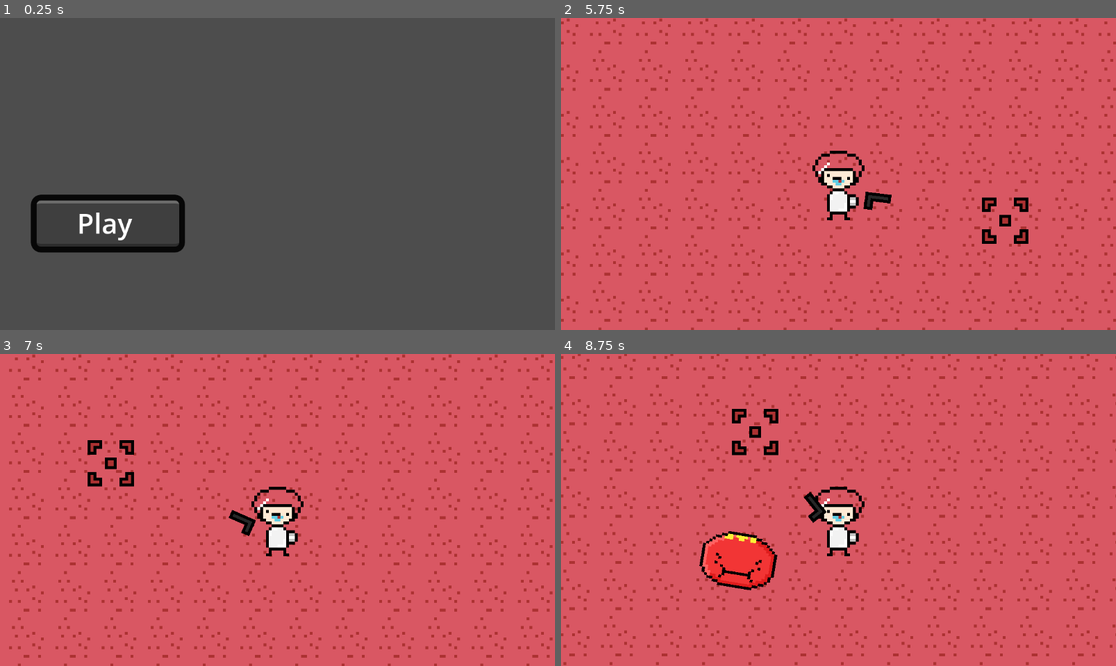
Above: before the commit, frames 1-4 (two rows, left to right).
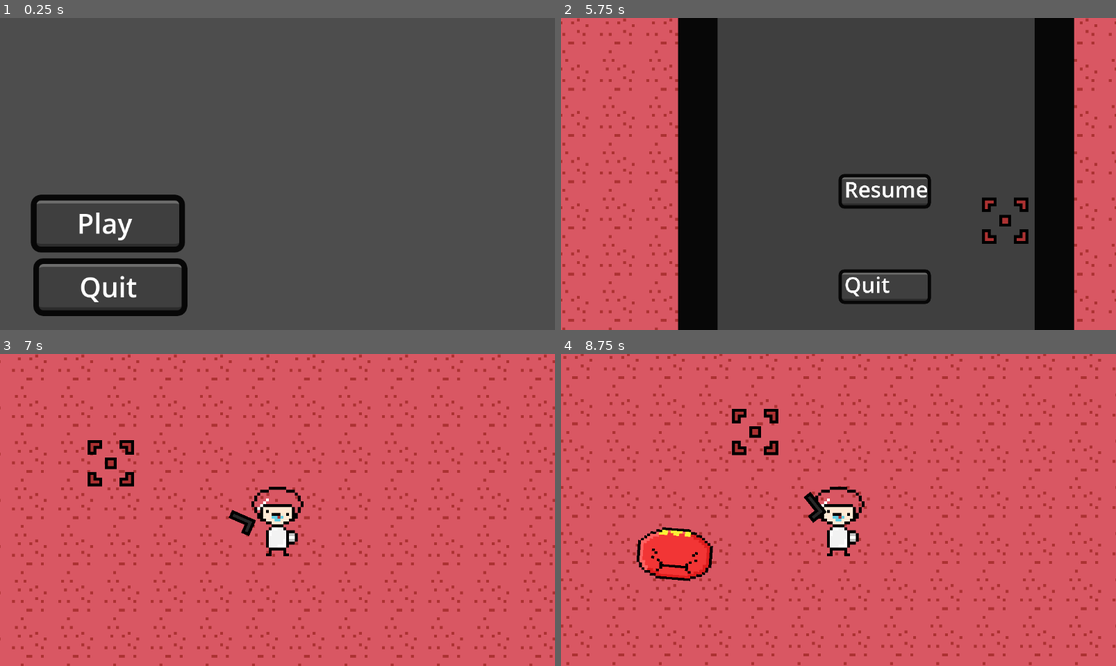
Above: after the commit, the same moments.

Repository: thebreadbros/gameoff2026
Game: Godot game, scene res://scenes/title_screen.tscn
The game is run twice, just before and just after one commit, with the same random seed, the same clock (stepped at 60 frames per second) and the same inputs.
Inputs (mouse positions are in pixels of both pictures, inside the frame that each line leads up to):
- Up to frame 1 (0.25 s): no input
- Up to frame 2 (5.75 s): click "Play" at 0.5 s; click (749, 174) at 1.25 s; tap Enter at 2 s; move the mouse to (960, 158) at 2.02 s; press the mouse at (960, 158) at 2.03 s; hold Right (ui_right) 2.03-2.78 s; move the mouse to (727, 189) at 2.77 s; release the mouse at (727, 189) at 2.78 s; hold Down (ui_down) 2.78-3.53 s; tap Shift (dash) at 2.85, 4.35 s; move the mouse to (894, 105) at 3.52 s; press the mouse at (894, 105) at 3.53 s; hold Right (ui_right) 3.53-4.28 s; move the mouse to (810, 236) at 4.27 s; release the mouse at (810, 236) at 4.28 s; hold Up (ui_up) 4.28-5.03 s; move the mouse to (1005, 220) at 5.02 s; press the mouse at (1005, 220) at 5.03 s; hold Left (ui_left) from 5.03 s (still down); tap Escape (ui_cancel) at 5.65 s
- Up to frame 3 (7 s): release Left (ui_left) at 5.75 s; release the mouse at (444, 556) at 5.75 s; click (321, 528) at 5.75 s, where only the run after the commit has a clickable "Resume"; tap Space at 6.5 s; move the mouse to (111, 463) at 6.52 s; hold Left (ui_left) from 6.53 s (still down); tap Shift (dash) at 6.6 s
- Up to frame 4 (8.75 s): move the mouse to (866, 510) at 7.27 s; release Left (ui_left) at 7.28 s; press the mouse at (866, 510) at 7.28 s; hold Down (ui_down) 7.28-8.03 s; move the mouse to (755, 432) at 8.02 s; release the mouse at (755, 432) at 8.03 s; hold Right (ui_right) from 8.03 s (still down); tap Shift (dash) at 8.1 s

The runs differ from the first frame. In frame 1, 2.1% of the frame differs, in the area x 6-34%, y 77-96%; in frame 2, 74%, in the area x 0-100%, y 0-100%; in frame 3, 9.9%; in frame 4, 13%.

Commit message:
bug fixes
fixes

Diff:
--- a/Upgrade_base.gd
+++ b/Upgrade_base.gd
@@ -23,7 +23,7 @@
 
 # Called every frame. 'delta' is the elapsed time since the previous frame.
 func _process(delta: float) -> void:
-	pass
+	round(cost)
 
 
 func _is_relic():
--- a/assets/crosshair.gd
+++ b/assets/crosshair.gd
@@ -3,7 +3,7 @@
 
 # Called when the node enters the scene tree for the first time.
 func _ready() -> void:
-	pass # Replace with function body.
+	process_mode = Node.PROCESS_MODE_ALWAYS
 
 
 # Called every frame. 'delta' is the elapsed time since the previous frame.
--- a/project.godot
+++ b/project.godot
@@ -33,6 +33,12 @@
 
 [input]
 
+ui_cancel={
+"deadzone": 0.5,
+"events": [Object(InputEventKey,"resource_local_to_scene":false,"resource_name":"","device":0,"window_id":0,"alt_pressed":false,"shift_pressed":false,"ctrl_pressed":false,"meta_pressed":false,"pressed":false,"keycode":4194305,"physical_keycode":0,"key_label":0,"unicode":0,"location":0,"echo":false,"script":null)
+, Object(InputEventKey,"resource_local_to_scene":false,"resource_name":"","device":-1,"window_id":0,"alt_pressed":false,"shift_pressed":false,"ctrl_pressed":false,"meta_pressed":false,"pressed":false,"keycode":0,"physical_keycode":4194308,"key_label":0,"unicode":0,"location":0,"echo":false,"script":null)
+]
+}
 ui_left={
 "deadzone": 0.5,
 "events": [Object(InputEventKey,"resource_local_to_scene":false,"resource_name":"","device":0,"window_id":0,"alt_presse …(194 unchanged characters)…
--- a/resources/difficulty_scaling.tres
+++ b/resources/difficulty_scaling.tres
@@ -2,5 +2,5 @@
 
 [resource]
 _limits = [0.0, 10.0, 0.0, 10.0]
-_data = [Vector2(0, 0.5138302), 0.0, 0.0, 0, 0, Vector2(10, 5.001125), 1.4, 0.0, 0, 0]
-point_count = 2
+_data = [Vector2(0, 0), 0.0, 0.0, 0, 0, Vector2(2.428115, 1.2275066), 0.49473712, 0.49473712, 0, 0, Vector2(4.8242817, 2.6478148), 0.81720006, 0.81720006, 0, 0, Vector2(7.507988, 4.402314), 0.5753086, 0.5753086, 0, 0, Vector2(9.041534, 5.321337), 1.7054602, 1.7054602, 0, 0, Vector2(10, 10), 1.4, 0.0, 0, 0]
+point_count = 6
--- a/scenes/enemy_spawner.gd
+++ b/scenes/enemy_spawner.gd
@@ -133,6 +133,7 @@
 	red_elite_basic_spawn_cooldown /= 1.2
 	red_elite_projectile_spawn_cooldown /= 1.2
 	red_hybrid_grunt_spawn_cooldown /= 1.2
+
 	Global.Player.current_health = Global.Player.max_health
 
 	red_basic_timer.stop()
--- /dev/null
+++ b/scenes/pause_menu.gd
@@ -0,0 +1,30 @@
+extends Node2D
+
+func _ready() -> void:
+	visible = false
+	process_mode = Node.PROCESS_MODE_PAUSABLE
+
+func _input(event):
+	if Input.is_action_pressed("ui_cancel"):
+		process_mode = Node.PROCESS_MODE_WHEN_PAUSED
+		toggle_pause()
+
+func toggle_pause() -> void:
+	#var paused := get_tree().paused
+	#if paused == true:
+		#paused = false
+	#else:
+		#paused = true
+	get_tree().paused = true
+	visible = true
+
+func _on_texture_button_2_button_up() -> void:
+	process_mode = Node.PROCESS_MODE_PAUSABLE
+	get_tree().paused = false
+	get_tree().change_scene_to_file("res://scenes/title_screen.tscn")
+
+
+func _on_texture_button_button_up() -> void:
+	process_mode = Node.PROCESS_MODE_PAUSABLE
+	get_tree().paused = false
+	visible = false
--- a/scenes/red.tscn
+++ b/scenes/red.tscn
@@ -4,10 +4,18 @@
 [ext_resource type="Texture2D" uid="uid://dxbseydic05hf" path="res://assets/gamejambackup_tileset_temporary.png" id="1_hebyl"]
 [ext_resource type="PackedScene" uid="uid://cstokxixv74nh" path="res://scenes/player.tscn" id="2_xjvc2"]
 [ext_resource type="PackedScene" uid="uid://bsgn8aghv8f3v" path="res://assets/area_2d.tscn" id="3_kdexi"]
+[ext_resource type="Texture2D" uid="uid://owi3vh7eo03s" path="res://assets/ui/button wide idle.png" id="4_txx1c"]
+[ext_resource type="Texture2D" uid="uid://b6mec2pt0buhg" path="res://assets/ui/button wide clicked.png" id="5_32ip1"]
+[ext_resource type="Texture2D" uid="uid://cmipiwqwor0v0" path="res://assets/ui/button wide hover.png" id="6_m4k37"]
+[ext_resource type="Texture2D" uid="uid://6gngd24pn32d" path="res://assets/ui/button square idle.png" id="7_p25kx"]
 [ext_resource type="PackedScene" uid="uid://ctc7h2hw4gfeg" path="res://scenes/enemies.tscn" id="8_mous1"]
+[ext_resource type="Script" uid="uid://cbe6d6ocm0jj7" path="res://scenes/pause_menu.gd" id="9_acu7c"]
 [ext_resource type="Script" uid="uid://dlklafbxhxnyy" path="res://scenes/enemy_spawner.gd" id="9_mous1"]
 [ext_resource type="Texture2D" uid="uid://blxw5acwqpf1a" path="res://assets/upgrade_ui_place_holder.png" id="10_5ktt4"]
 [ext_resource type="Texture2D" uid="uid://b852binqqjeb7" path="res://assets/upgrade_ui_button_place_holder.png" id="11_6rsqc"]
+
+[sub_resource type="LabelSettings" id="LabelSettings_5ktt4"]
+font_size = 75
 
 [sub_resource type="TileSetAtlasSource" id="TileSetAtlasSource_2lpwq"]
 texture = ExtResource("1_hebyl")
@@ -76,6 +84,50 @@
 offset_right = -163.0
 offset_bottom = -58.0
 
+[node name="menu" type="Node2D" parent="CharacterBody2D" unique_id=810572707]
+z_index = 4
+scale = Vector2(0.1, 0.1)
+script = ExtResource("9_acu7c")
+
+[node name="Sprite2D" type="Sprite2D" parent="CharacterBody2D/menu" unique_id=598248970]
+position = Vector2(130, -20)
+scale = Vector2(11.416666, 18.583332)
+texture = ExtResource("7_p25kx")
+
+[node name="TextureButton" type="TextureButton" parent="CharacterBody2D/menu" unique_id=1080215857]
+z_index = 5
+offset_right = 40.0
+offset_bottom = 40.0
+texture_normal = ExtResource("4_txx1c")
+texture_pressed = ExtResource("5_32ip1")
+texture_hover = ExtResource("6_m4k37")
+
+[node name="Label" type="Label" parent="CharacterBody2D/menu/TextureButton" unique_id=1307874854]
+z_index = 9
+layout_mode = 0
+offset_left = 20.0
+offset_right = 339.99997
+offset_bottom = 109.99999
+text = "Resume"
+label_settings = SubResource("LabelSettings_5ktt4")
+
+[node name="TextureButton2" type="TextureButton" parent="CharacterBody2D/menu" unique_id=152461991]
+offset_top = 330.0
+offset_right = 320.0
+offset_bottom = 450.0
+texture_normal = ExtResource("4_txx1c")
+texture_pressed = ExtResource("5_32ip1")
+texture_hover = ExtResource("6_m4k37")
+
+[node name="Label" type="Label" parent="CharacterBody2D/menu/TextureButton2" unique_id=1274736440]
+z_index = 9
+layout_mode = 0
+offset_left = 20.0
+offset_right = 339.99997
+offset_bottom = 109.99999
+text = "Quit"
+label_settings = SubResource("LabelSettings_5ktt4")
+
 [node name="TileMapLayer" type="TileMapLayer" parent="." unique_id=513394470]
 tile_map_data = PackedByteArray("AADm/yYAAAAAAAMAAADn/yYAAAAAAAMAAADo/yYAAAAAAAMAAADp/yYAAAAAAAMAAADq/yYAAAAAAAMAAADr/y …(4304 unchanged characters)…
 tile_set = SubResource("TileSet_q6epr")
@@ -86,6 +138,7 @@
 tile_set = SubResource("TileSet_i7aae")
 
 [node name="crosshair" parent="." unique_id=2035332534 instance=ExtResource("3_kdexi")]
+z_index = 20
 
 [node name="enemy_spawn" type="Node2D" parent="." unique_id=551829470]
 script = ExtResource("9_mous1")
@@ -221,6 +274,8 @@
 
 [node name="YellowBasicTimer" type="Timer" parent="enemy_spawn" unique_id=985378786]
 
+[connection signal="button_up" from="CharacterBody2D/menu/TextureButton" to="CharacterBody2D/menu" method="_on_texture_button_button_up"]
+[connection signal="button_up" from="CharacterBody2D/menu/TextureButton2" to="CharacterBody2D/menu" method="_on_texture_button_2_button_up"]
 [connection signal="timeout" from="enemy_spawn/Timer" to="enemy_spawn" method="_on_timer_timeout"]
 [connection signal="button_up" from="enemy_spawn/Node2D/shop_window/TextureButton" to="enemy_spawn" method="_on_texture_button_button_up"]
 [connection signal="button_up" from="enemy_spawn/Node2D/shop_window2/TextureButton2" to="enemy_spawn" method="_on_texture_button_2_button_up"]
--- a/scenes/title_screen.tscn
+++ b/scenes/title_screen.tscn
@@ -29,6 +29,25 @@
 text = "Play"
 label_settings = SubResource("LabelSettings_3yumr")
 
+[node name="Button2" type="TextureButton" parent="." unique_id=1547167971]
+offset_left = -507.0
+offset_top = 175.0
+offset_right = -187.0
+offset_bottom = 295.0
+texture_normal = ExtResource("2_mgrm8")
+texture_pressed = ExtResource("3_dc4i4")
+texture_hover = ExtResource("4_e54dn")
+
+[node name="Label" type="Label" parent="Button2" unique_id=1524478959]
+layout_mode = 0
+offset_left = 96.0
+offset_top = 20.0
+offset_right = 211.0
+offset_bottom = 98.0
+text = "Quit"
+label_settings = SubResource("LabelSettings_3yumr")
+
 [node name="Camera2D" type="Camera2D" parent="." unique_id=19129669]
 
 [connection signal="pressed" from="Button" to="." method="_on_button_pressed"]
+[connection signal="button_up" from="Button2" to="." method="_on_button_2_button_up"]
--- a/scripts/title_screen.gd
+++ b/scripts/title_screen.gd
@@ -12,3 +12,7 @@
 
 func _on_button_pressed() -> void:
 	get_tree().change_scene_to_file("res://scenes/classes/class_select.tscn")
+
+
+func _on_button_2_button_up() -> void:
+	get_tree().quit()
Not shown, added: scenes/pause_menu.gd.uid
